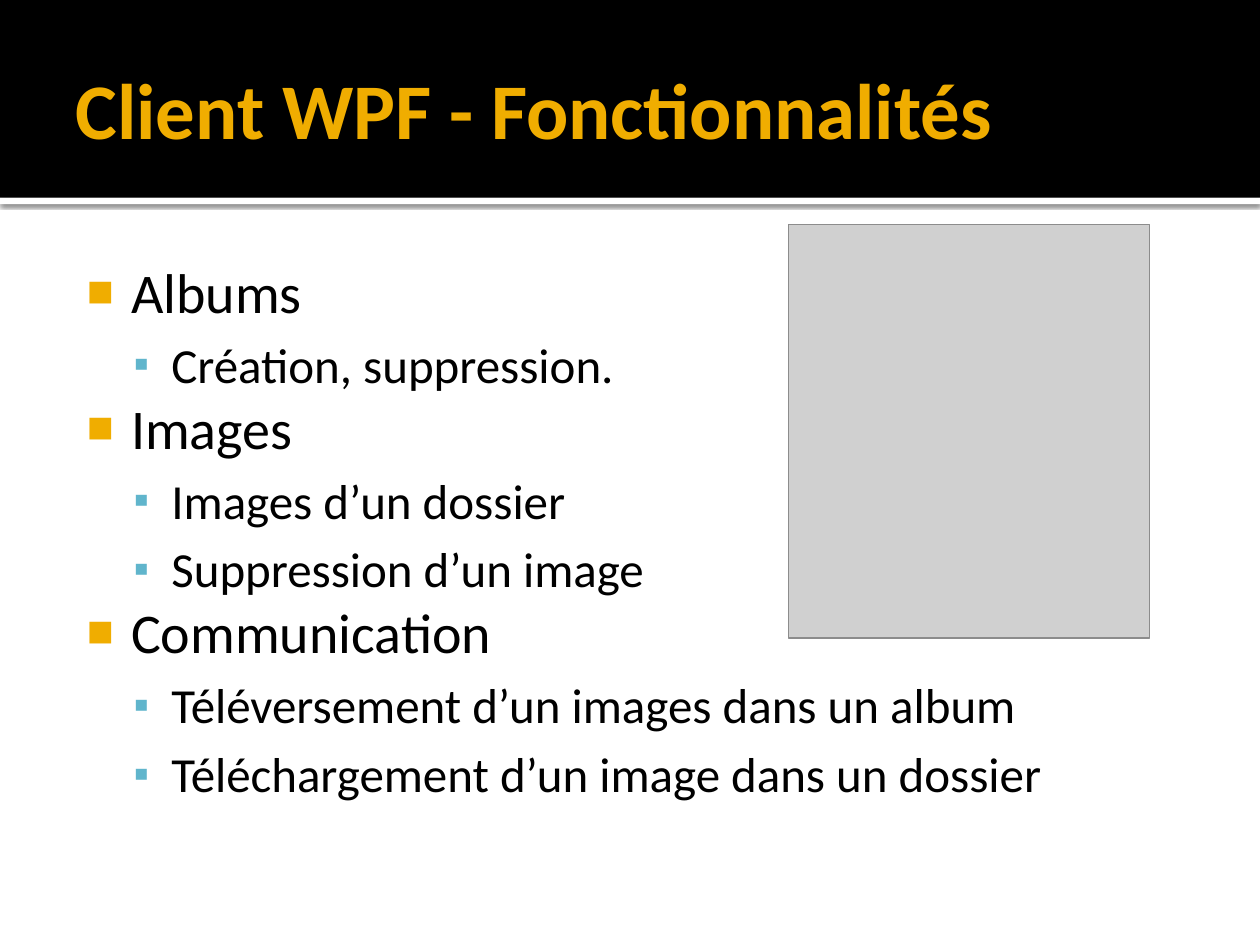
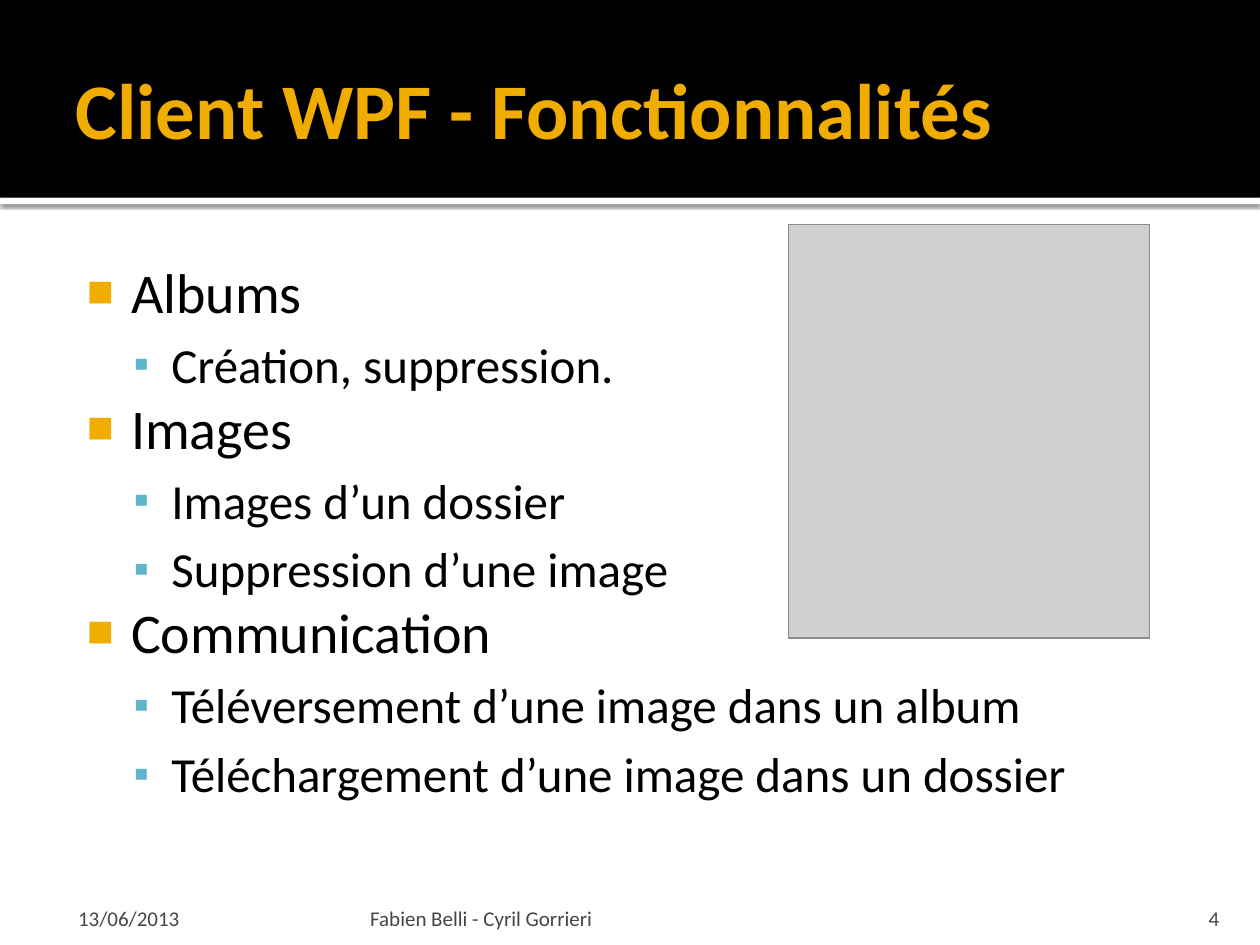
Before and after one commit to FabienInspiron/Polytech_Picasa_Like, a slide deck: slide 4 of MiniProjetComplet/Rapport/Presentation c#.pptx. Drawn at 1260x945 pixels with LibreOffice and Linux fonts; fonts in the diff are those of the drawing; grey boxes stand for pictures. Boxes give left, top, right and bottom in pixels: in the first picture for what was removed or moved away, otherwise in the second. Text is boxed around its words. In the diff, an @@ line names an element or a change of style, - is before the commit and + after.

```diff
--- a/MiniProjetComplet/Rapport/Presentation c#.pptx
+++ b/MiniProjetComplet/Rapport/Presentation c#.pptx
@@ text at [171,552,668,596]: text changed @@
-  ▪ Suppression d’un image
+  ▪ Suppression d’une image
@@ text at [171,688,1065,801]: text changed @@
-  ▪ Téléversement d’un images dans un album
-  ▪ Téléchargement d’un image dans un dossier
+  ▪ Téléversement d’une image dans un album
+  ▪ Téléchargement d’une image dans un dossier
@@ text added at [78,911,179,927], 12 pt, text #454545 @@
+13/06/2013
@@ text added at [370,911,592,930], 12 pt, text #454545 @@
+Fabien Belli - Cyril Gorrieri
@@ page number added at [1209,912,1220,926], 12 pt, text #454545 @@
+4
```
Also in this commit, not shown: 7 other slides changed, 2 slides added, 2 slides removed, 3 other files.
